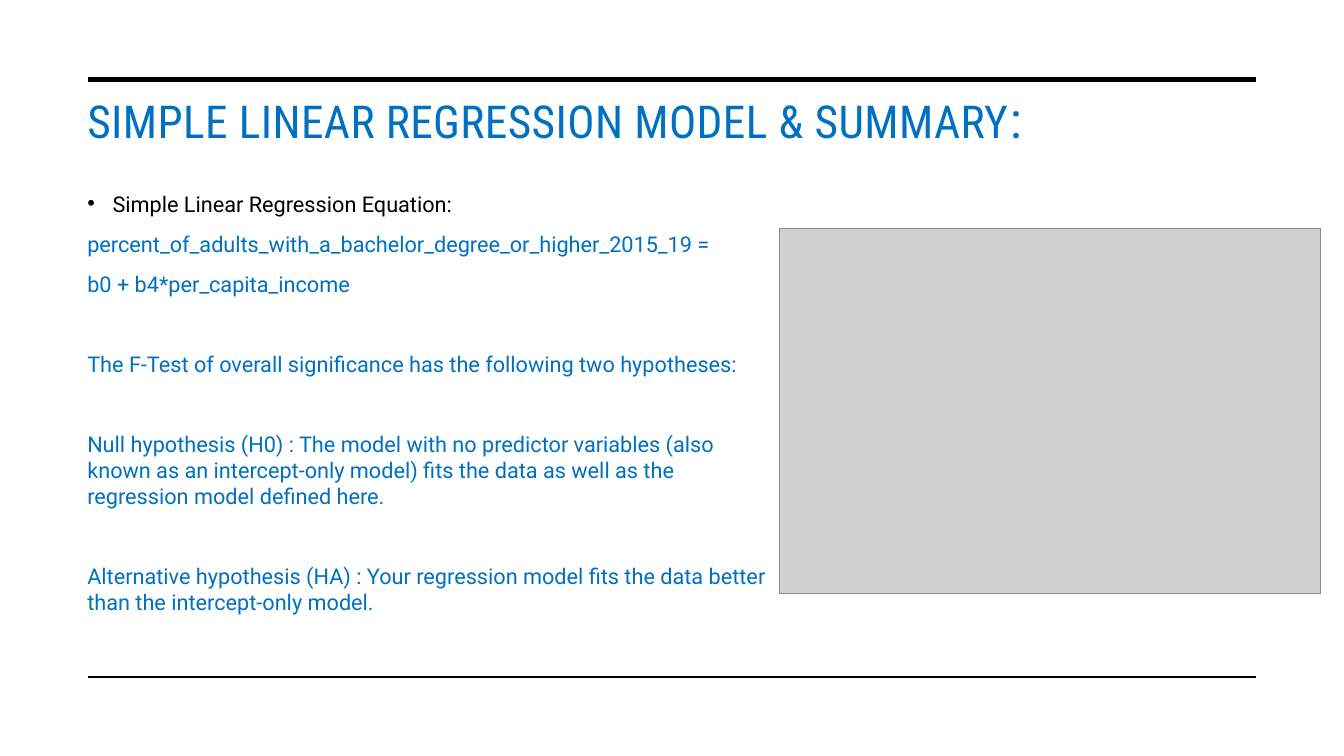
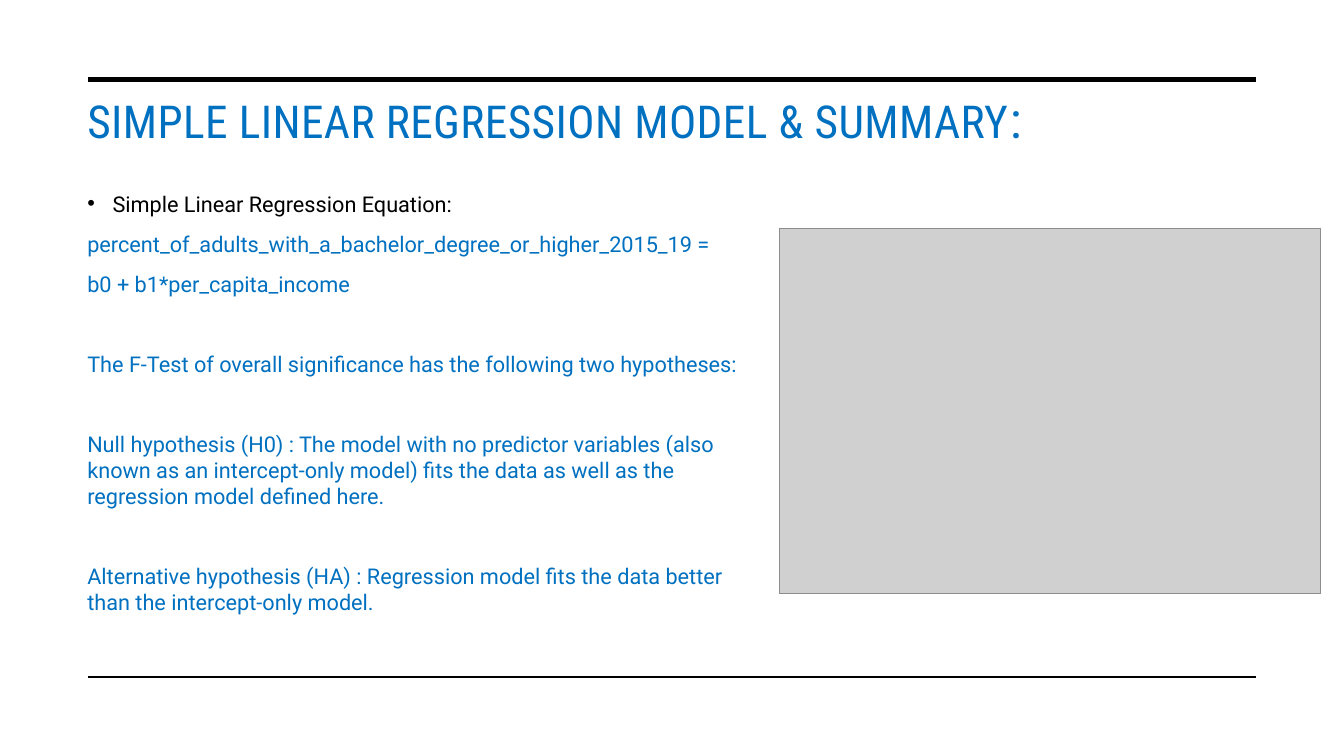
Before and after one commit to uzmabb182/Data_607_Final_Project, a slide deck: slide 11 of Analysis of Education and Socioeconomic Status.pptx. Drawn at 1344x756 pixels with LibreOffice and Linux fonts; fonts in the diff are those of the drawing; grey boxes stand for pictures. Boxes give left, top, right and bottom in pixels: in the first picture for what was removed or moved away, otherwise in the second. Text is boxed around its words. In the diff, an @@ line names an element or a change of style, - is before the commit and + after.

```diff
--- a/Analysis of Education and Socioeconomic Status.pptx
+++ b/Analysis of Education and Socioeconomic Status.pptx
@@ text at bbox=[87, 275, 350, 297]: text changed @@
-b0 + b4*per_capita_income
+b0 + b1*per_capita_income
@@ text at bbox=[87, 567, 723, 615]: text changed @@
-Alternative hypothesis (HA) : Your regression model fits the data better than the intercept-only model.
+Alternative hypothesis (HA) : Regression model fits the data better than the intercept-only model.
```
Also in this commit, not shown: 1 other slide changed.
